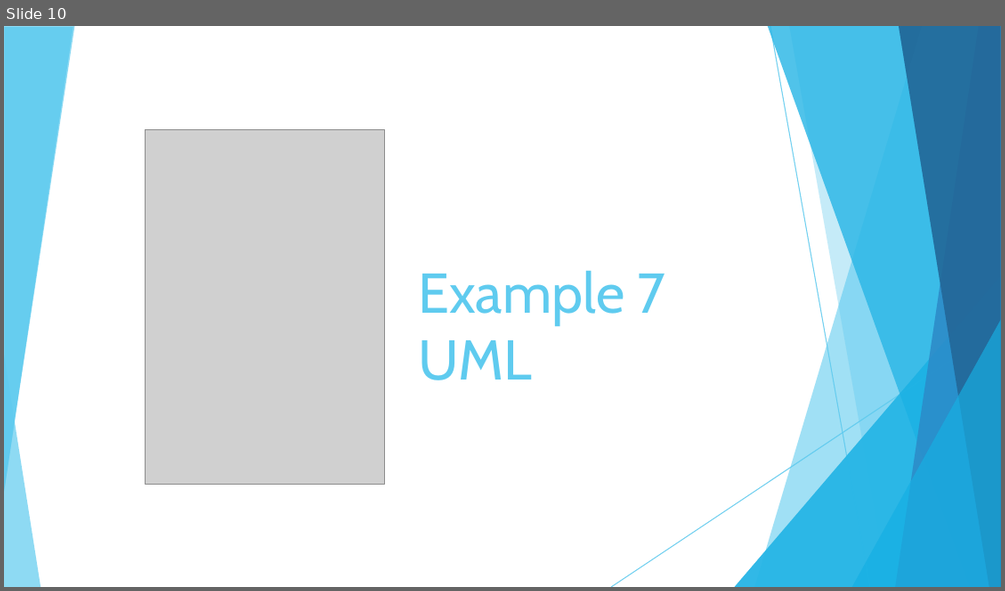
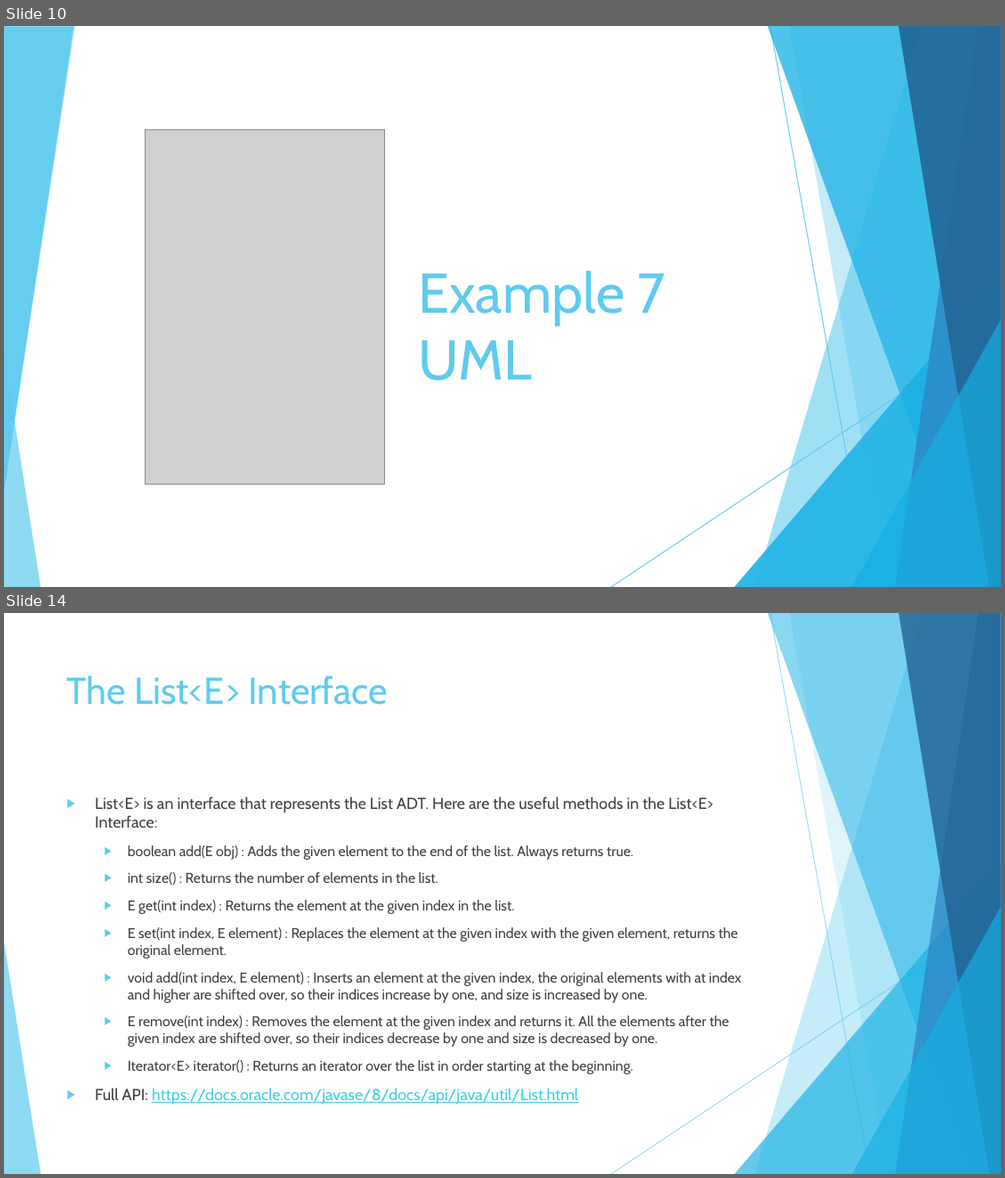
Before and after one commit to JoseRivas1998/Java-Game-Development-For-Absolute-Beginners, a slide deck: Slides/Lesson1.5.pptx. Shown one above the other, each under a label of ours: slide 10 before the commit, slides 10 and 14 after it; the slides between them are not shown. The pictures are 1005x591 and 1005x1178 pixels, drawn with LibreOffice and Linux fonts; fonts in the diff are those of the drawing; grey boxes stand for pictures. Boxes give left, top, right and bottom in pixels: in the first picture for what was removed or moved away, otherwise in the second. Text is boxed around its words. In the diff, an @@ line names an element or a change of style, - is before the commit and + after.

Commit message:
ArrayList

```diff
--- a/Slides/Lesson1.5.pptx
+++ b/Slides/Lesson1.5.pptx
@@ slide 14 added at bbox=[4, 613, 1001, 1174], background #FFFFFF; not listed: 10 template elements that a slide beside it also shows @@
@@ title added at bbox=[67, 675, 388, 705], 36 pt, text #5FCBEF @@
+The List<E> Interface
@@ text added at bbox=[95, 796, 742, 1104], 13.6 pt, text #404040 @@
+▶ List<E> is an interface that represents the List ADT. Here are the useful methods in the List<E> Interface:
+  ▶ boolean add(E obj) : Adds the given element to the end of the list. Always returns true.
+  ▶ int size() : Returns the number of elements in the list.
+  ▶ E get(int index) : Returns the element at the given index in the list.
+  ▶ E set(int index, E element) : Replaces the element at the given index with the given element, returns the original element.
+  ▶ void add(int index, E element) : Inserts an element at the given index, the original elements with at index and higher are shifted over, so their indices increase by one, and size is increased by one.
+  ▶ E remove(int index) : Removes the element at the given index and returns it. All the elements after the given index are shifted over, so their indices decrease by one and size is decreased by one.
+  ▶ Iterator<E> iterator() : Returns an iterator over the list in order starting at the beginning.
+▶ Full API: https://docs.oracle.com/javase/8/docs/api/java/util/List.html
```
Also in this commit, not shown: 1 slide changed, 3 other slides added, 7 other files.
